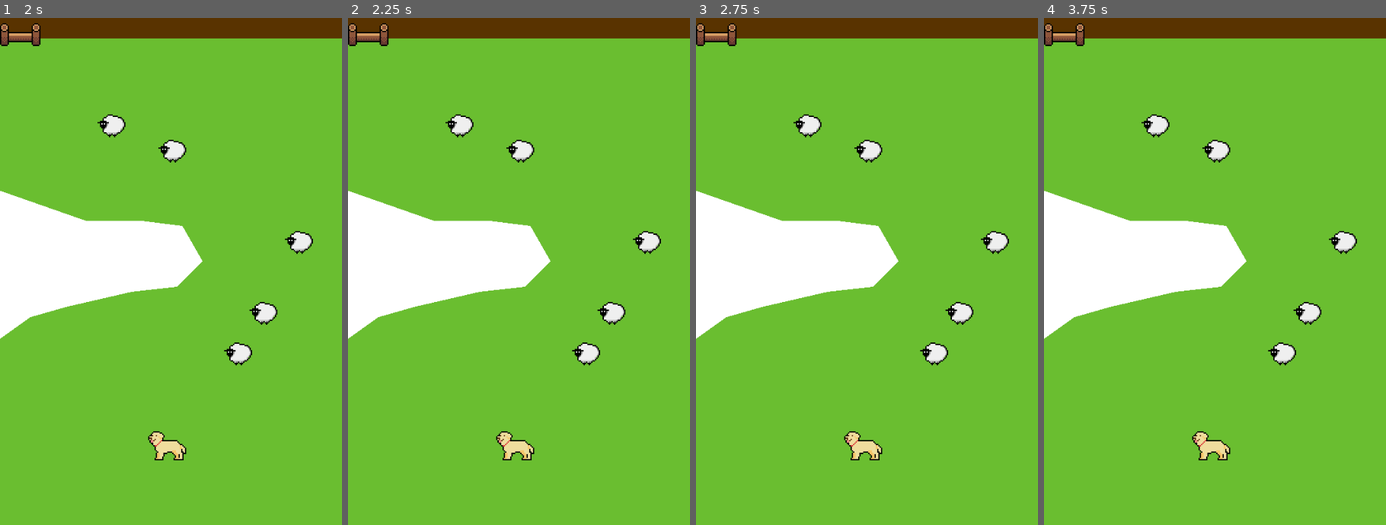
Above: before the commit, frames 1-4 (left to right).
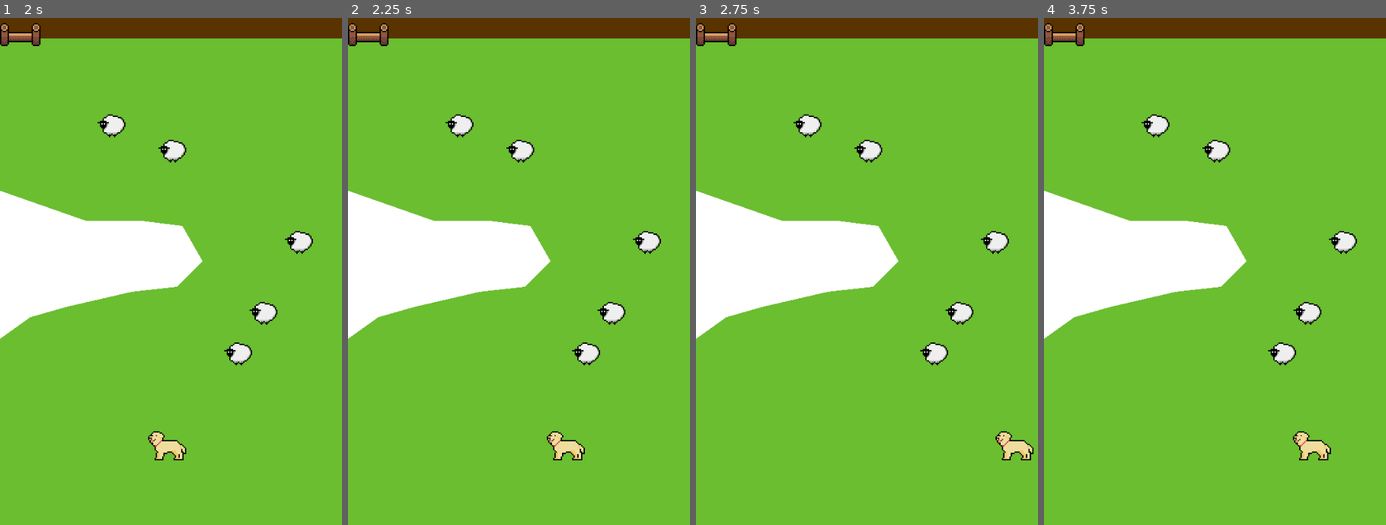
Above: after the commit, the same moments.

Repository: tonydamage/gazda-business
Game: Godot game, scene res://level/debug.tscn
Same seed, same stepped clock (60 frames per second), same inputs: the game is played once before the commit and once after it. The project has no main scene, so this scene is started directly.
Inputs (mouse positions are in pixels of both pictures, inside the frame that each line leads up to):
- Up to frame 1 (2 s): tap Enter at 0.5 s; drag from (167, 443) to (outside the picture) at 0.52 s; tap Space at 1.25 s; drag from (102, 251) to (outside the picture) at 1.27 s
- Up to frame 2 (2.25 s): tap Enter at 2 s; move the mouse to (553, 88) at 2.02 s; press the mouse at (553, 88) at 2.03 s; hold Right (move_right) from 2.03 s (still down)
- Up to frame 3 (2.75 s): keep holding Right (move_right)
- Up to frame 4 (3.75 s): release Right (move_right) at 2.75 s; release the mouse at (1249, 88) at 2.75 s; drag from (1197, 342) to (1112, 129) at 2.77 s; tap Space at 3.5 s; move the mouse to (1317, 312) at 3.52 s; press the mouse at (1317, 312) at 3.53 s; hold Left (move_left) from 3.53 s (still down)

Frame 1 is identical in both runs. In frame 2, 0.8% of the frame differs, in the area x 43-70%, y 81-88%; in frame 3, 0.8%; in frame 4, 0.8%, in the area x 43-84%, y 81-88%.

Commit message:
Bring back keyboard controls
Signed-off-by: Tony Tkáčik <tonydamage@gmail.com>

Diff:
--- a/scripts/dog.gd
+++ b/scripts/dog.gd
@@ -1 +1,27 @@
 extends CharacterBody2D
+
+@export var speed = 400 # How fast the player will move (pixels/sec).
+var screen_size # Size of the game window.
+
+# Called when the node enters the scene tree for the first time.
+func _ready():
+	screen_size = get_viewport_rect().size
+
+# Called every frame. 'delta' is the elapsed time since the previous frame.
+func _process(_delta):
+	velocity = Vector2.ZERO # The player's movement vector.
+	if Input.is_action_pressed("move_right"):
+		velocity.x += 1
+	if Input.is_action_pressed("move_left"):
+		velocity.x -= 1
+	if Input.is_action_pressed("move_down"):
+		velocity.y += 1
+	if Input.is_action_pressed("move_up"):
+		velocity.y -= 1
+
+	if velocity.length() > 0:
+		velocity = velocity.normalized() * speed
+		$Sprite.play()
+	else:
+		$Sprite.stop()
+	move_and_slide()
